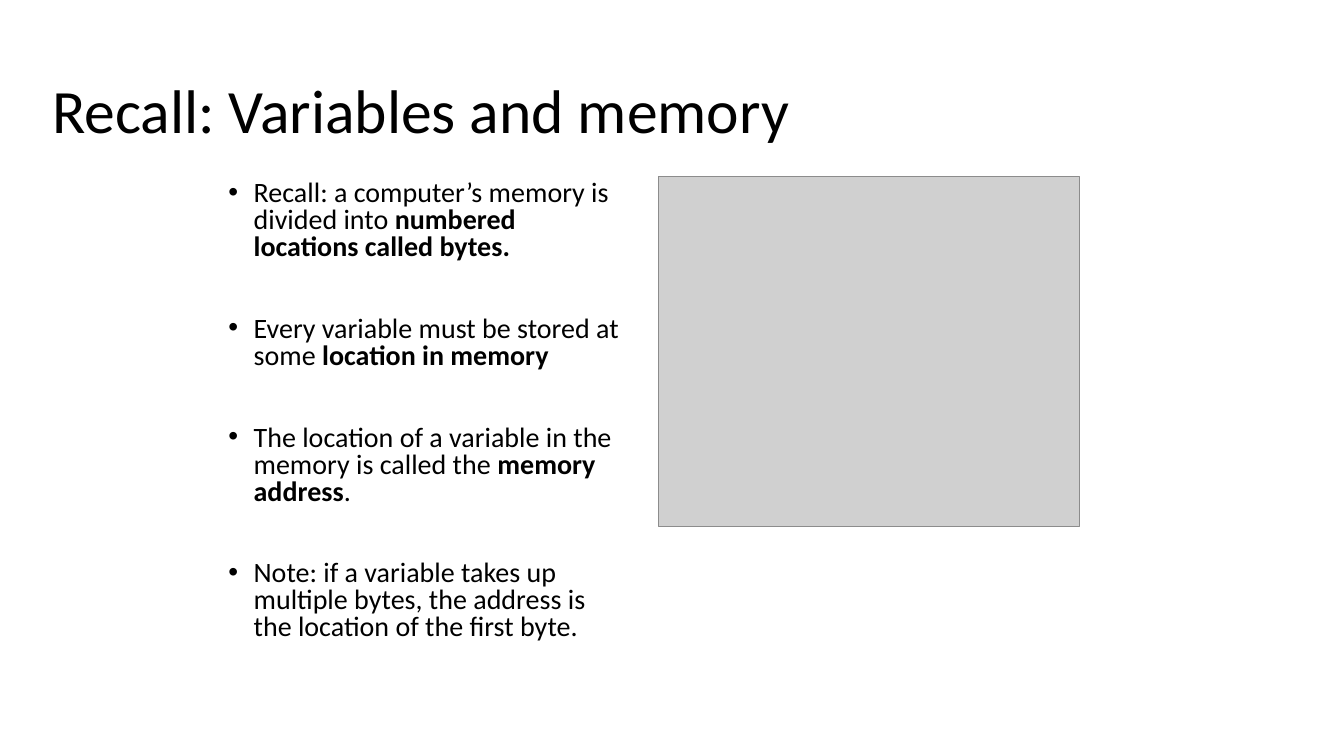
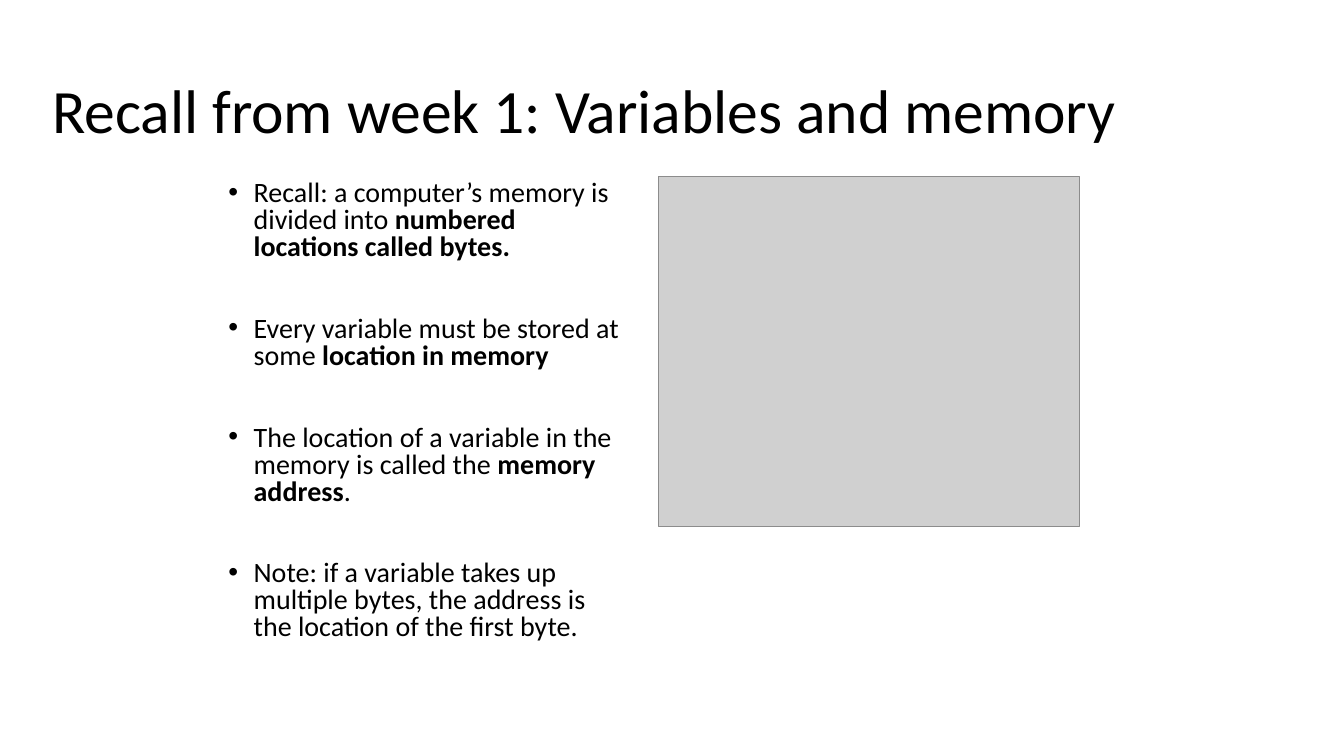
Before and after one commit to JimmyKePeng/Bootcamp-Repository, a slide deck: slide 2 of - Slides/CS301_Bootcamp_Pointers.pptx. Drawn at 1344x756 pixels with LibreOffice and Linux fonts; fonts in the diff are those of the drawing; grey boxes stand for pictures. Boxes give left, top, right and bottom in pixels: in the first picture for what was removed or moved away, otherwise in the second. Text is boxed around its words. In the diff, an @@ line names an element or a change of style, - is before the commit and + after.

```diff
--- a/- Slides/CS301_Bootcamp_Pointers.pptx
+++ b/- Slides/CS301_Bootcamp_Pointers.pptx
@@ title at [52,90,1116,143]: text changed @@
-Recall: Variables and memory
+Recall from week 1: Variables and memory
```
Also in this commit, not shown: 1 other slide changed, 1 other file.
